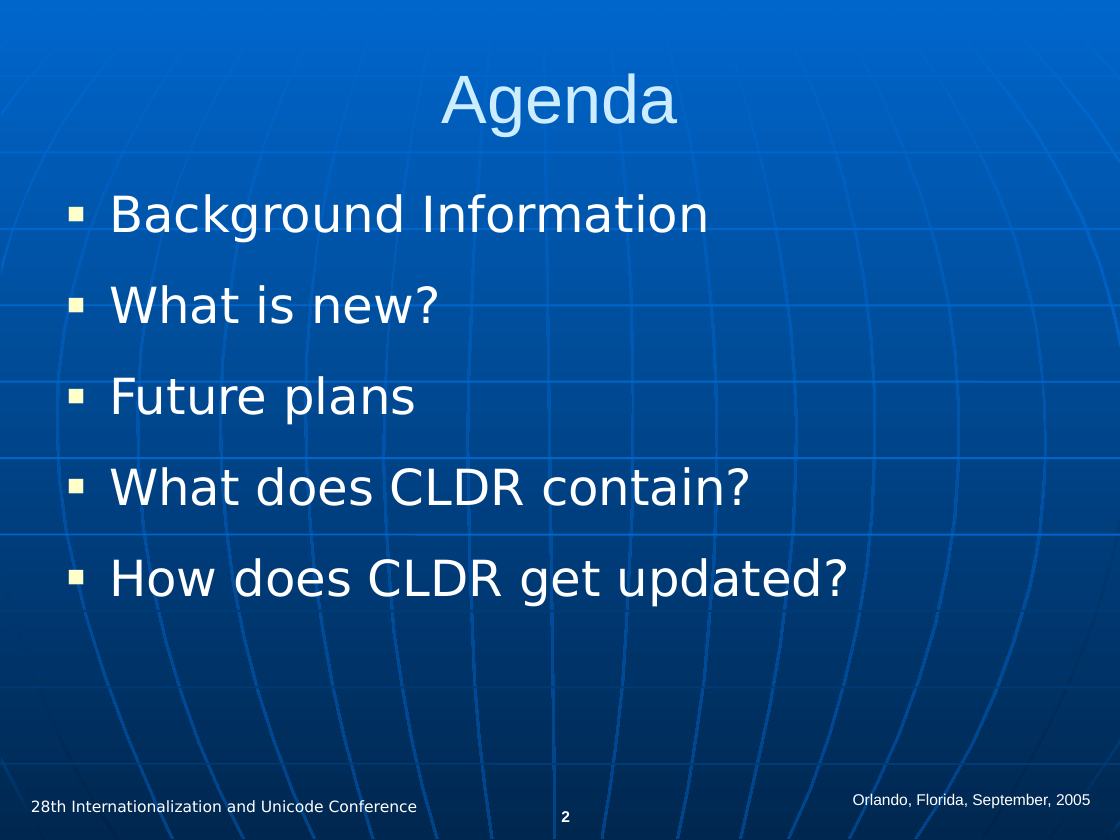
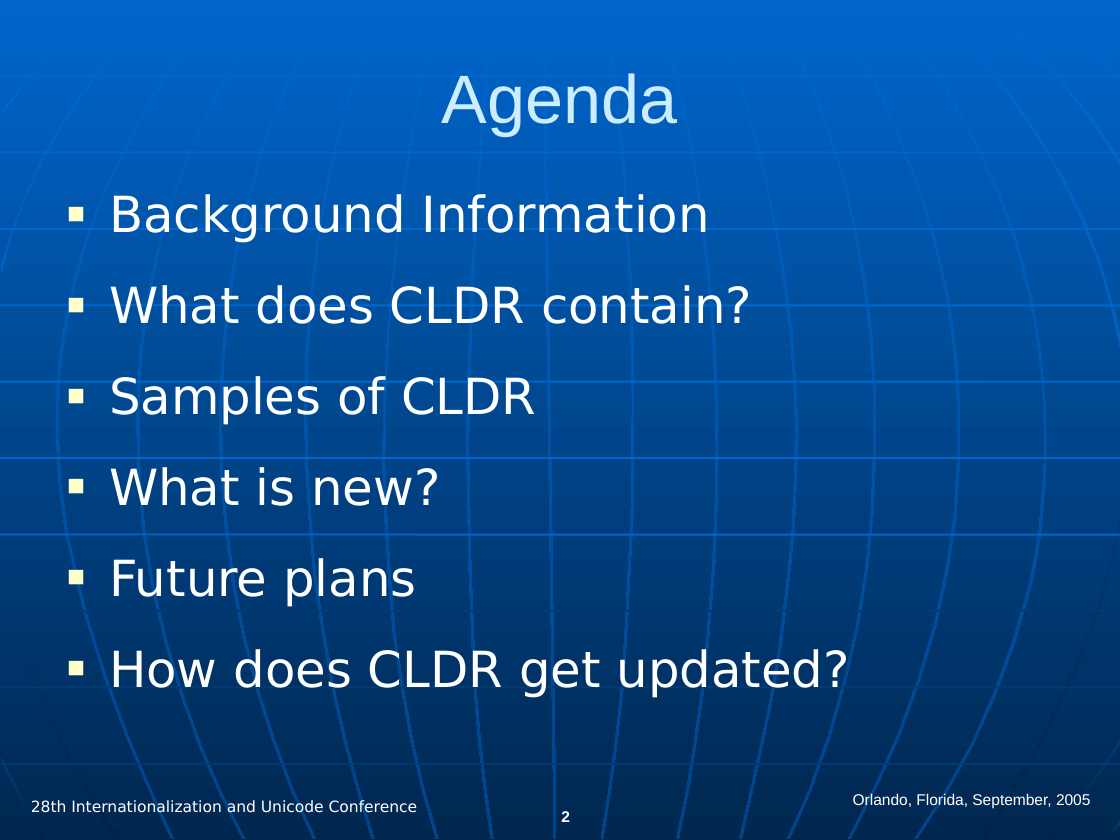
Before and after one commit to hanikesn/cldr, a slide deck: slide 2 of docs/presentations/cldr_overview.ppt. Drawn at 1120x840 pixels with LibreOffice and Linux fonts; fonts in the diff are those of the drawing. Boxes give left, top, right and bottom in pixels: in the first picture for what was removed or moved away, otherwise in the second. Text is boxed around its words. In the diff, an @@ line names an element or a change of style, - is before the commit and + after.

```diff
--- a/docs/presentations/cldr_overview.ppt
+++ b/docs/presentations/cldr_overview.ppt
@@ text at [109, 285, 752, 425]: paragraphs added @@
+■ What does CLDR contain?
+■ Samples of CLDR
@@ text at [109, 467, 752, 506]: paragraph removed @@
-■ What does CLDR contain?
```
Also in this commit, not shown: 15 other slides changed, 2 slides added, 6 slides removed.
